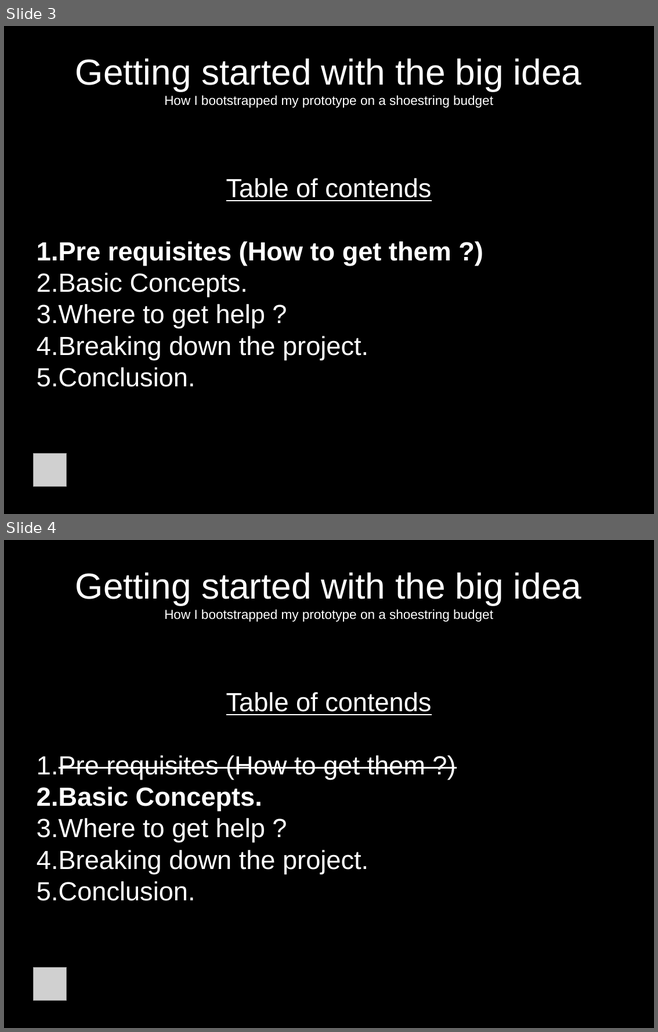
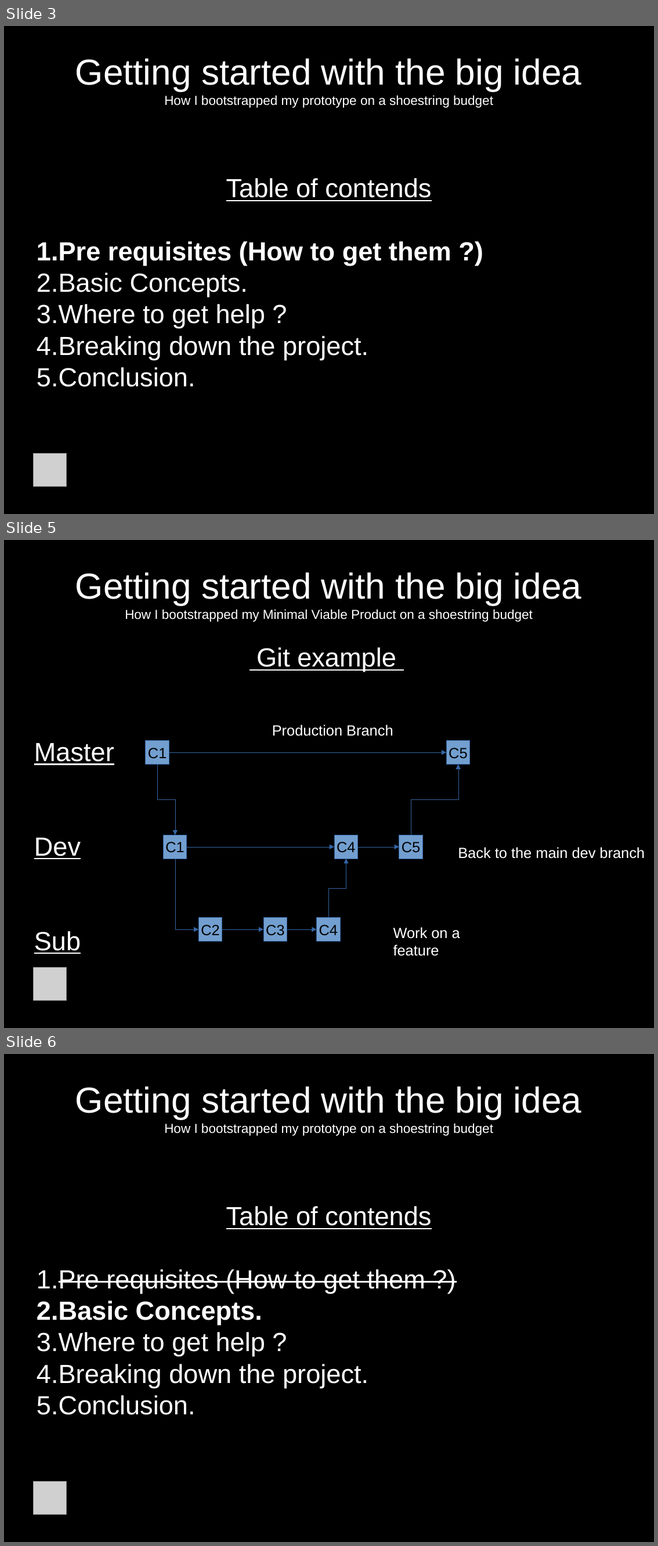
Before and after one commit to jcda/django-mvp-install-script, a slide deck: MVP-presentation-BD-Meetup.odp. Shown one above the other, each under a label of ours: slides 3 and 4 before the commit, slides 3, 5 and 6 after it; the slides between them are not shown. The pictures are 658x1032 and 658x1546 pixels, drawn with LibreOffice and Linux fonts; fonts in the diff are those of the drawing; grey boxes stand for pictures. Boxes give left, top, right and bottom in pixels: in the first picture for what was removed or moved away, otherwise in the second. Text is boxed around its words. In the diff, an @@ line names an element or a change of style, - is before the commit and + after.

```diff
--- a/MVP-presentation-BD-Meetup.odp
+++ b/MVP-presentation-BD-Meetup.odp
@@ slide 5 added at <box>4,540,654,1028</box>, background #000000 @@
@@ title added at <box>75,572,581,622</box>, 16 pt, text #FFFFFF @@
+Getting started with the big idea
+How I bootstrapped my Minimal Viable Product on a shoestring budget
@@ subtitle added at <box>34,647,396,954</box>, 32 pt, text #FFFFFF, underline @@
+Git example
+Master
+Dev
+Sub
@@ text added at <box>272,724,393,736</box>, 18 pt, text #FFFFFF @@
+Production Branch
@@ rectangle added at <box>146,741,169,764</box>, fill #729FCF, outline #3465A4 0 pt, 18 pt, text #000000 @@
+C1
@@ rectangle added at <box>446,741,470,764</box>, fill #729FCF, outline #3465A4 0 pt, 18 pt, text #000000 @@
+C5
@@ elbow arrow added from (157, 764) to (175, 835), #3465A4 0 pt @@
@@ elbow arrow added from (169, 752) to (446, 752), #3465A4 0 pt @@
@@ elbow arrow added from (411, 835) to (458, 764), #3465A4 0 pt @@
@@ rectangle added at <box>163,835,187,858</box>, fill #729FCF, outline #3465A4 0 pt, 18 pt, text #000000 @@
+C1
@@ rectangle added at <box>334,835,358,858</box>, fill #729FCF, outline #3465A4 0 pt, 18 pt, text #000000 @@
+C4
@@ rectangle added at <box>399,835,423,858</box>, fill #729FCF, outline #3465A4 0 pt, 18 pt, text #000000 @@
+C5
@@ elbow arrow added from (187, 846) to (334, 846), #3465A4 0 pt @@
@@ elbow arrow added from (358, 846) to (399, 846), #3465A4 0 pt @@
@@ text added at <box>458,847,644,858</box>, 18 pt, text #FFFFFF @@
+Back to the main dev branch
@@ elbow arrow added from (175, 858) to (198, 929), #3465A4 0 pt @@
@@ elbow arrow added from (328, 917) to (346, 858), #3465A4 0 pt @@
@@ rectangle added at <box>198,917,222,941</box>, fill #729FCF, outline #3465A4 0 pt, 18 pt, text #000000 @@
+C2
@@ rectangle added at <box>263,917,287,941</box>, fill #729FCF, outline #3465A4 0 pt, 18 pt, text #000000 @@
+C3
@@ rectangle added at <box>317,917,340,941</box>, fill #729FCF, outline #3465A4 0 pt, 18 pt, text #000000 @@
+C4
@@ elbow arrow added from (222, 929) to (263, 929), #3465A4 0 pt @@
@@ elbow arrow added from (287, 929) to (317, 929), #3465A4 0 pt @@
@@ text added at <box>393,927,460,956</box>, 18 pt, text #FFFFFF @@
+Work on a feature
@@ picture added at <box>34,967,67,1000</box> @@
@@ what was slide 4 is now slide 6 @@
```
Also in this commit, not shown: 2 slides changed, 2 other files.
